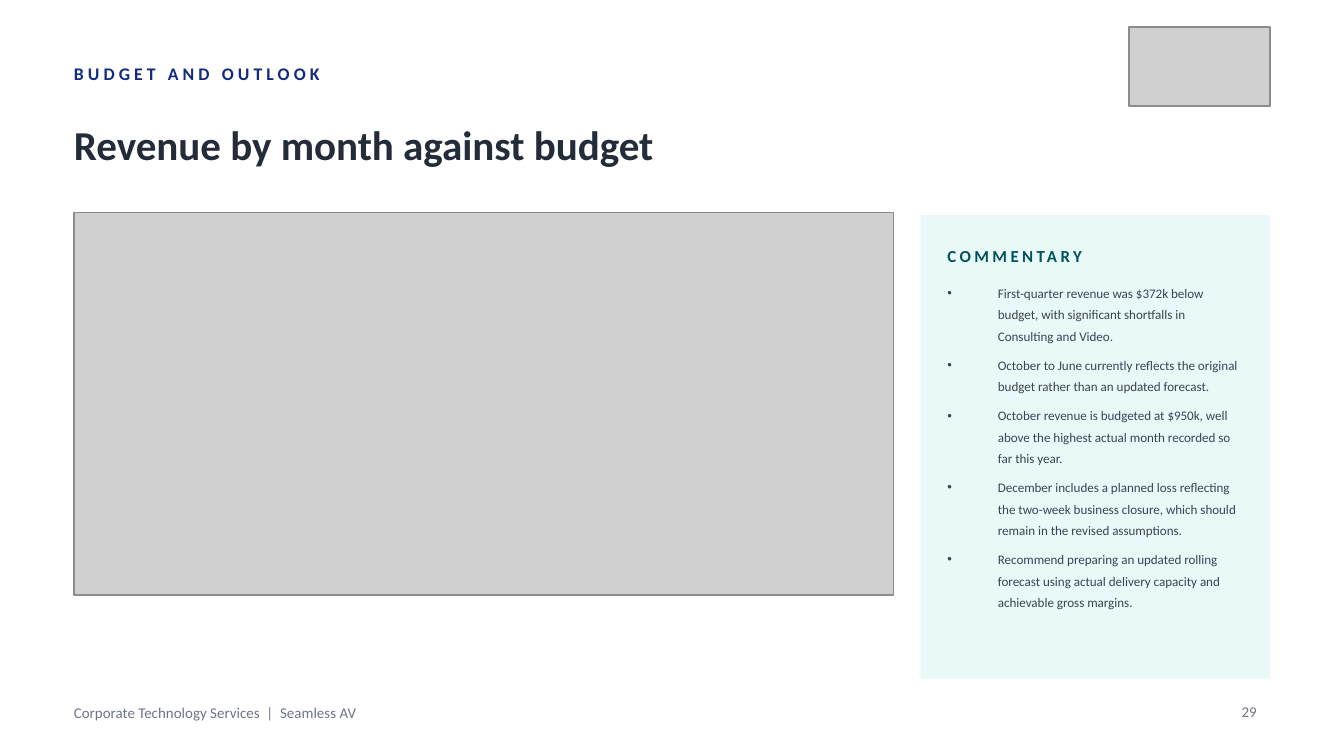
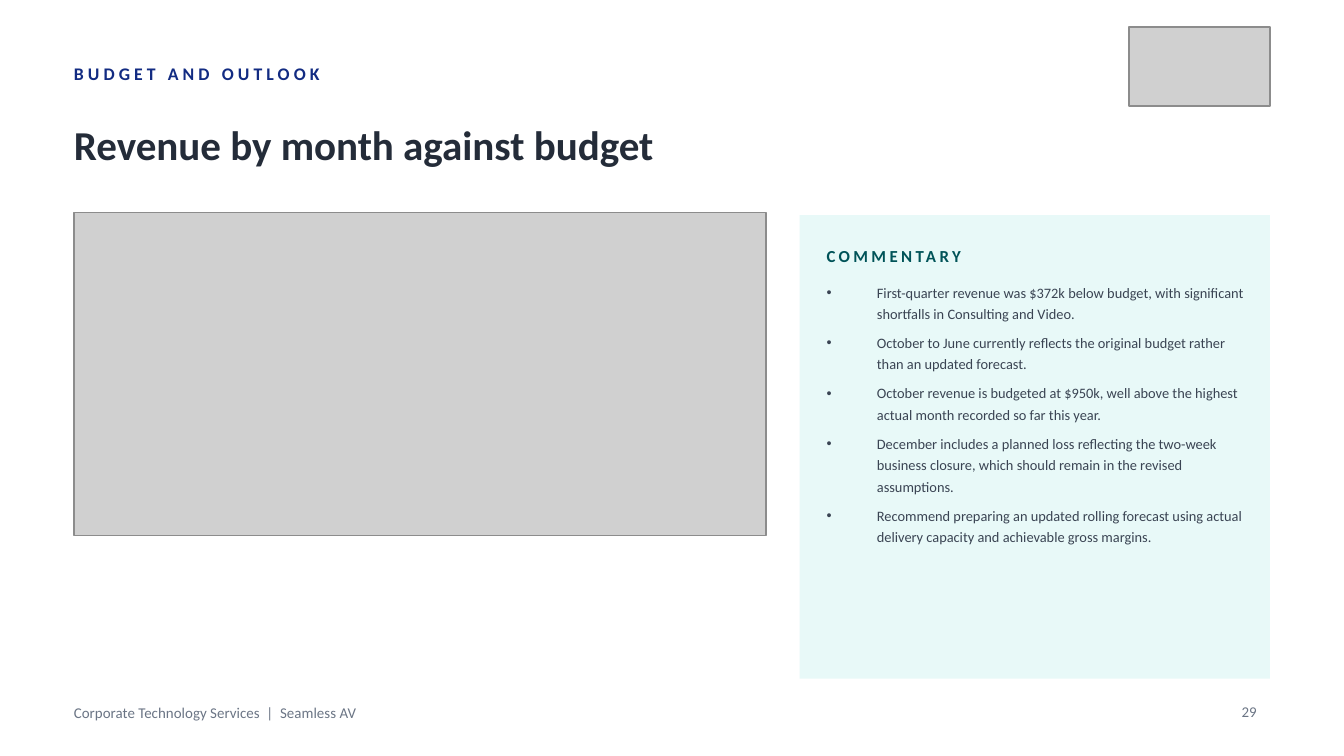
Before and after one commit to WesleyNelson-O33/Claude, a slide deck: slide 29 of deck/CTS Monthly Business Review - 30092026.pptx. Drawn at 1344x756 pixels with LibreOffice and Linux fonts; fonts in the diff are those of the drawing; grey boxes stand for pictures. Boxes give left, top, right and bottom in pixels: in the first picture for what was removed or moved away, otherwise in the second. Text is boxed around its words. In the diff, an @@ line names an element or a change of style, - is before the commit and + after.

```diff
--- a/deck/CTS Monthly Business Review - 30092026.pptx
+++ b/deck/CTS Monthly Business Review - 30092026.pptx
@@ picture resized from (x1=74, y1=212, x2=894, y2=595) to (x1=74, y1=212, x2=766, y2=535) @@
@@ rectangle resized from (x1=921, y1=215, x2=1270, y2=679) to (x1=800, y1=215, x2=1270, y2=679) @@
@@ text "COMMENTARY" rewrapped from (x1=948, y1=239, x2=1243, y2=273) to (x1=827, y1=239, x2=1243, y2=273) @@
@@ text "First-quarter revenue was $372k below ..." moved from (x1=998, y1=289, x2=1237, y2=609) to (x1=877, y1=288, x2=1243, y2=545) @@
@@ text "First-quarter revenue was $372k below ..." at (x1=877, y1=288, x2=1243, y2=545): size 7 to 7.8 pt @@
```
Also in this commit, not shown: 20 other slides changed, 1 other file.
